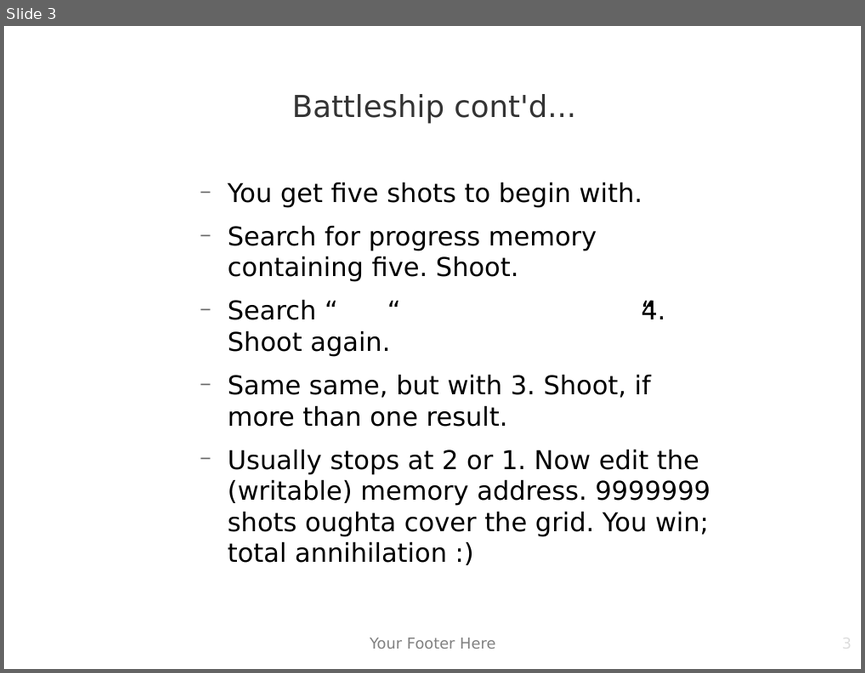
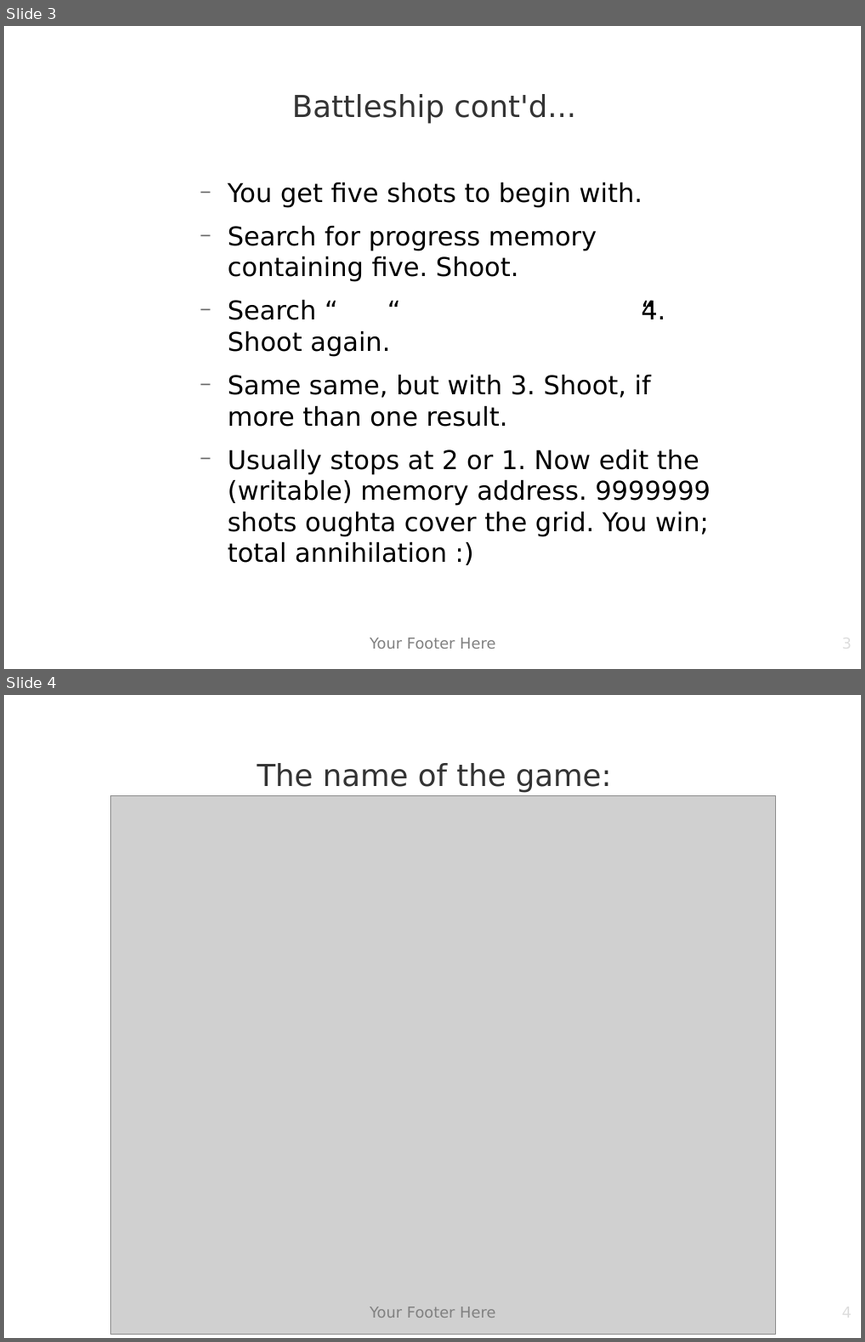
Before and after one commit to matiasw/disobey.fi-presentation, a slide deck: presis.odp. Shown one above the other, each under a label of ours: slide 3 before the commit, slides 3 and 4 after it. The pictures are 865x673 and 865x1342 pixels, drawn with LibreOffice and Linux fonts; fonts in the diff are those of the drawing; grey boxes stand for pictures; background and template pictures are left out. Boxes give left, top, right and bottom in pixels: in the first picture for what was removed or moved away, otherwise in the second. Text is boxed around its words. In the diff, an @@ line names an element or a change of style, - is before the commit and + after.

```diff
--- a/presis.odp
+++ b/presis.odp
@@ slide 4 added at [4,695,861,1338], background picture (left out) @@
@@ title added at [257,763,612,792], 28 pt, text #333333 @@
+The name of the game:
@@ picture added at [111,796,776,1334] @@
@@ text added at [370,1306,495,1317], 14 pt, text #808080 @@
+Your Footer Here
@@ page number added at [653,1303,852,1338], 14 pt, text #DDDDDD @@
+4
```
Also in this commit, not shown: 1 slide changed, 7 other slides added, 1 other file.
